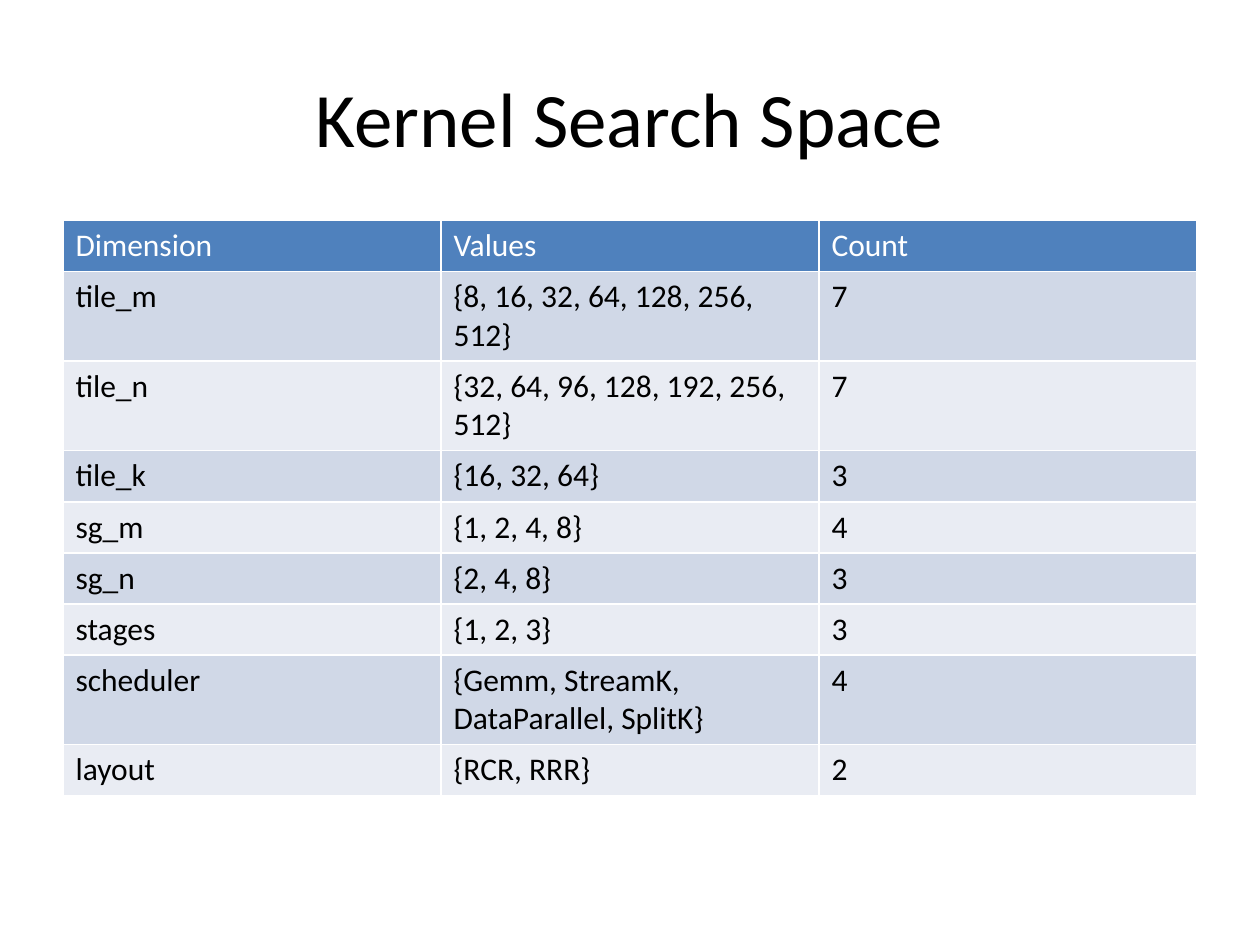
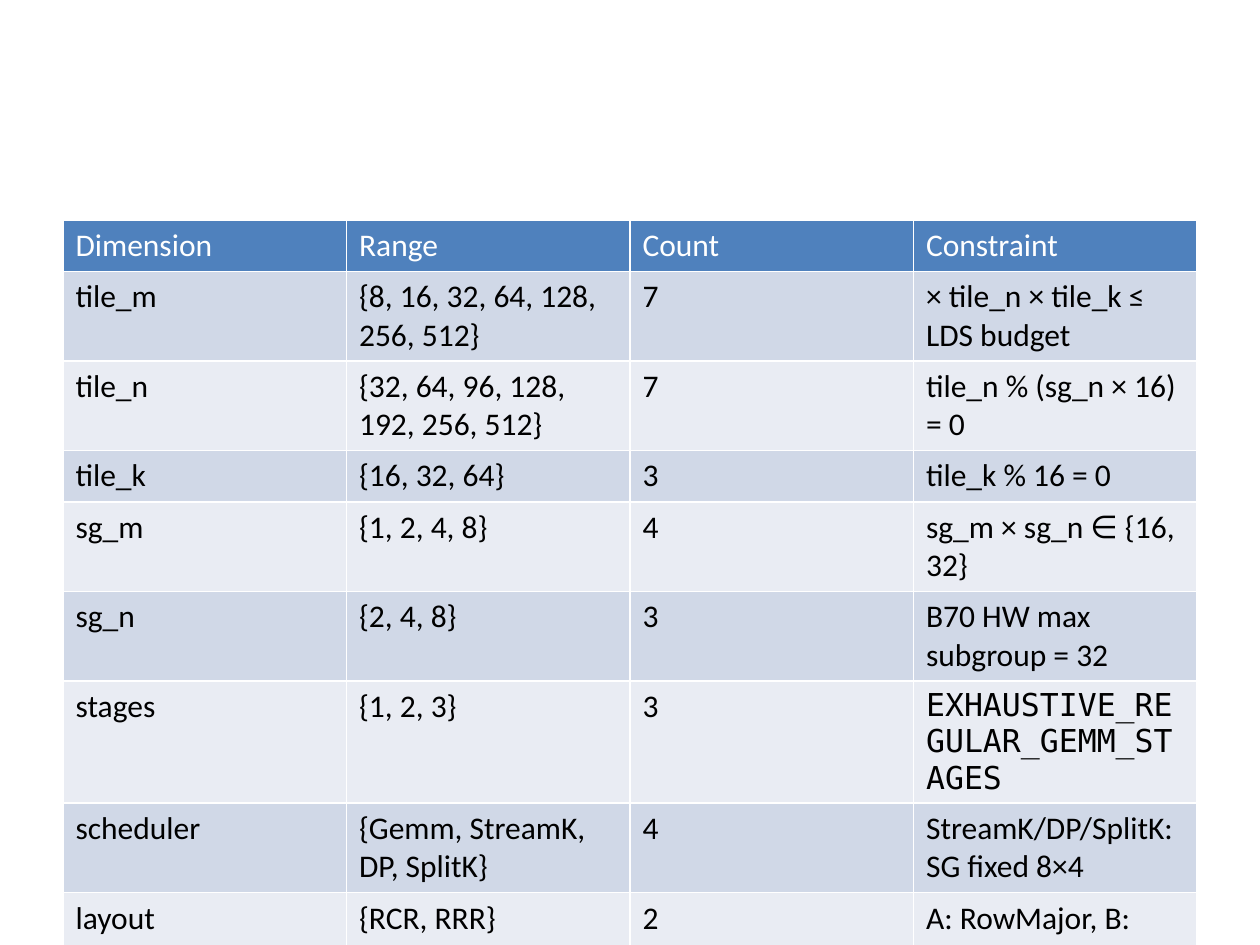
Before and after one commit to intel/sycl-tla, a slide deck: slide 9 of docs/presentation.pptx (slide 5 before the commit). Drawn at 1260x945 pixels with LibreOffice and Linux fonts; fonts in the diff are those of the drawing. Boxes give left, top, right and bottom in pixels: in the first picture for what was removed or moved away, otherwise in the second. Text is boxed around its words. In the diff, an @@ line names an element or a change of style, - is before the commit and + after.

```diff
--- a/docs/presentation.pptx
+++ b/docs/presentation.pptx
@@ title removed at box(316, 93, 943, 160) @@
-Kernel Search Space
@@ table at box(63, 220, 1197, 939) @@
-column 2, row 1: Values
+column 2, row 1: Range
-column 2, row 8: {Gemm, StreamK, DataParallel, SplitK}
+column 2, row 8: {Gemm, StreamK, DP, SplitK}
+column 4: Constraint | × tile_n × tile_k ≤ LDS budget | tile_n % (sg_n × 16) = 0 | tile_k % 16 = 0 | sg_m × sg_n ∈ {16, 32} | B70 HW max subgroup = 32 | EXHAUSTIVE_REGULAR_GEMM_STAGES | StreamK/DP/SplitK: SG fixed 8×4 | A: RowMajor, B: ColumnMajor or RowMajor
```
Also in this commit, not shown: 9 other slides changed, 20 slides added, 20 slides removed, 2 other files.
